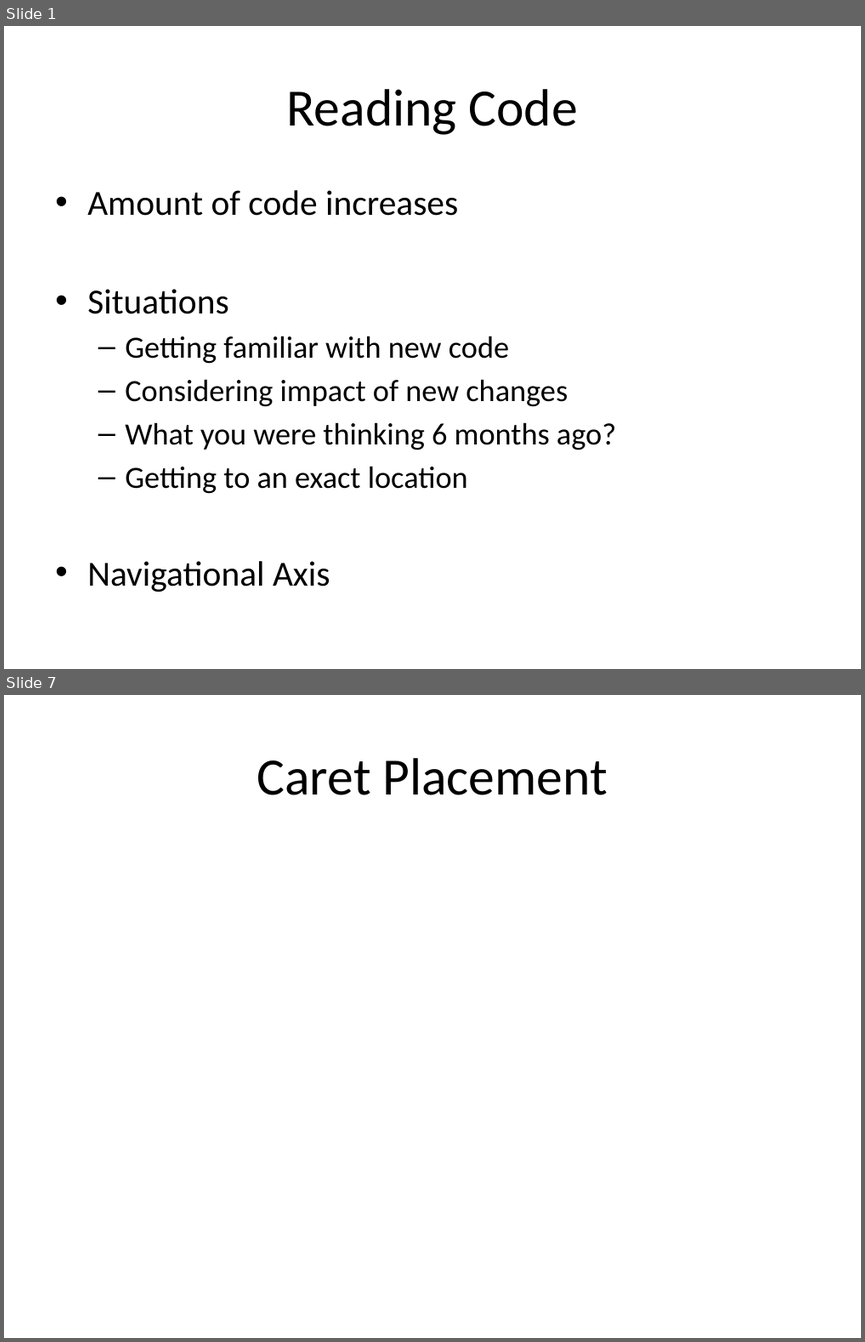
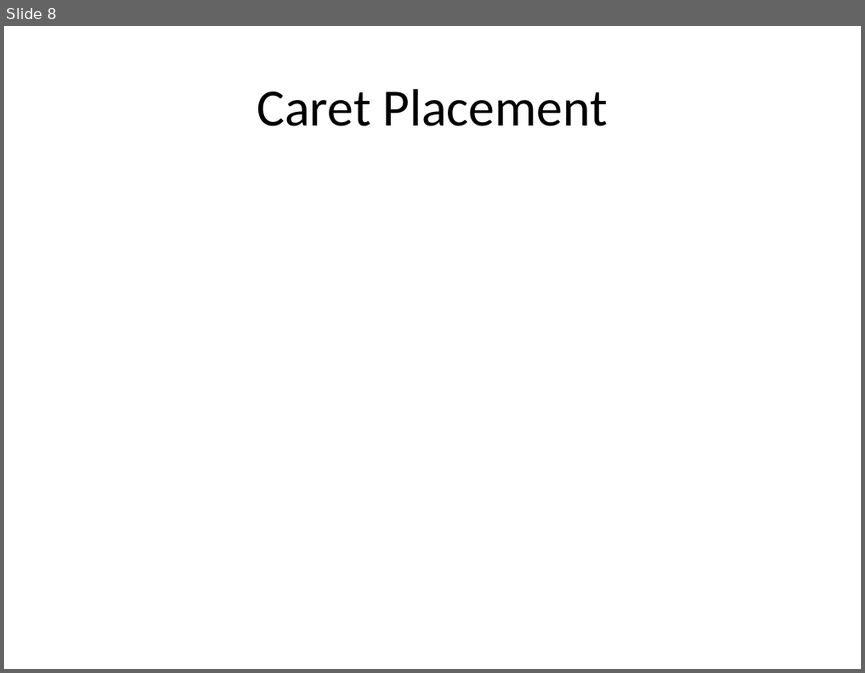
Before and after one commit to rasmuskl/ReSharperCourse, a slide deck: Presentations/2 - Exercises - ReSharper Course.pptx. Shown one above the other, each under a label of ours: slides 1 and 7 before the commit, slide 8 after it; the slides between them are not shown. The pictures are 865x1342 and 865x673 pixels, drawn with LibreOffice and Linux fonts; fonts in the diff are those of the drawing. Boxes give left, top, right and bottom in pixels: in the first picture for what was removed or moved away, otherwise in the second. Text is boxed around its words. In the diff, an @@ line names an element or a change of style, - is before the commit and + after.

```diff
--- a/Presentations/2 - Exercises - ReSharper Course.pptx
+++ b/Presentations/2 - Exercises - ReSharper Course.pptx
@@ slide 1 removed at box(4, 26, 861, 669), background #FFFFFF @@
@@ title removed at box(287, 89, 578, 135) @@
-Reading Code
@@ text removed at box(87, 190, 616, 591) @@
-• Amount of code increases
-• Situations
-  – Getting familiar with new code
-  – Considering impact of new changes
-  – What you were thinking 6 months ago?
-  – Getting to an exact location
-• Navigational Axis
@@ what was slide 7 is now slide 8 @@
```
Also in this commit, not shown: 2 slides changed, 5 slides added, 3 other slides removed, 2 other files.
